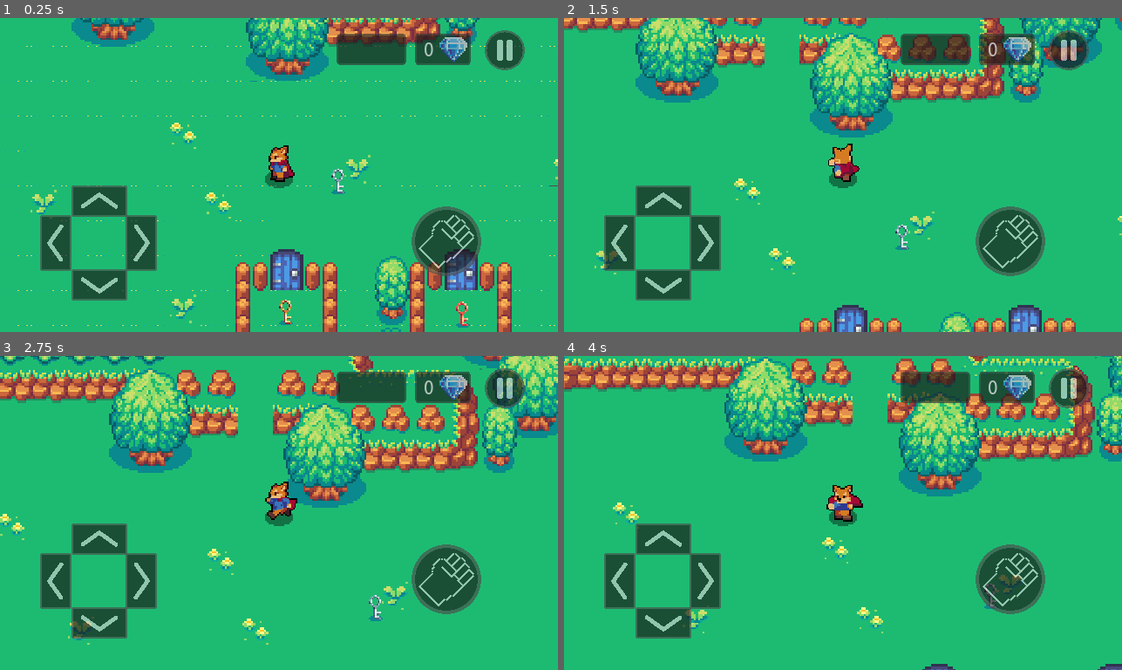
Above: before the commit, frames 1-4 (two rows, left to right).
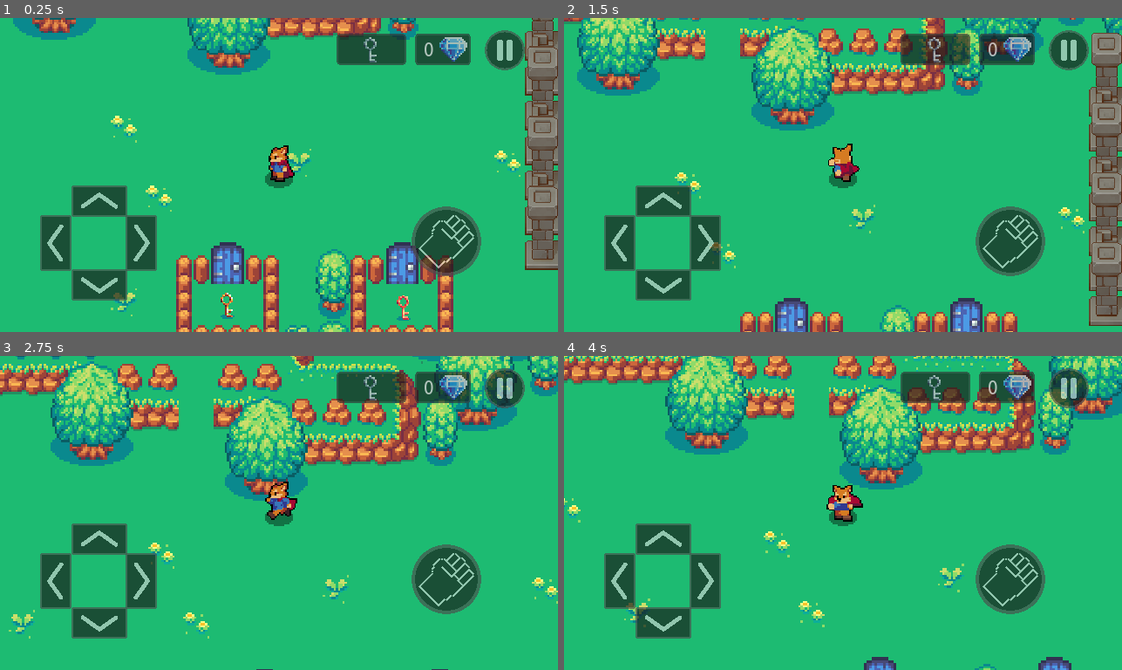
Above: after the commit, the same moments.

Repository: JaxE216/Tesis
Game: Godot game, scene res://Niveles/Nivel_1.tscn
Two runs of this game, one before a commit and one after it. Both use one fixed random seed, a clock stepped at 60 frames per second and the inputs below. This scene is started directly instead of the project's main scene.
Inputs:
- Up to frame 1 (0.25 s): no input
- Up to frame 2 (1.5 s): tap Enter at 0.5 s; hold Up (ui_up) from 0.53 s (still down); tap Space (atacar) at 0.6, 1.35 s
- Up to frame 3 (2.75 s): release Up (ui_up) at 2.03 s; hold Left (ui_left) from 2.03 s (still down); tap Space (atacar) at 2.1 s
- Up to frame 4 (4 s): tap Space (atacar) at 2.85, 3.6 s; release Left (ui_left) at 3.53 s; hold Down (ui_down) from 3.53 s (still down)

The runs differ from the first frame. In frame 1, 24% of the frame differs, in the area x 0-100%, y 0-100%; in frame 2, 29%; in frame 3, 26%; in frame 4, 25%.

Commit message:
Test Grupos y JSON

Diff:
--- a/Codigo/Escenas/Scripts/SaveScript.gd
+++ b/Codigo/Escenas/Scripts/SaveScript.gd
@@ -2,7 +2,16 @@
 
 const SAVEFILE = "res://Savefile.save"
 
+"""
+Hacer pruebas iterando sobre los nodos del grupo de datos de cada nivel y
+guardarlos en estructuras dentro de la estructura level_data.
+
+Cuando esté guardado se tendrá que iterar sobre los datos y cargarlos cada vez
+que se inicie ese nivel.
+"""
+
 var game_data = {}
+var level_data = {}
 
 func _ready():
 	load_data()
--- a/Codigo/Niveles/Nivel_1.tscn
+++ b/Codigo/Niveles/Nivel_1.tscn
@@ -67,11 +67,11 @@
 format = 1
 tile_data = PoolIntArray( 2883710, 1, 0, 2883712, 0, 0, 2883714, 1, 0, 3014782, 0, 0, 3145854, 1, 0, 3276926, 0, 0, 3407998, 1, 0, 3539070, 0, 0, 3670142, 1, 0 )
 
-[node name="PuertaChiquitaP" parent="." groups=["Guardado"] instance=ExtResource( 14 )]
+[node name="PuertaChiquitaP" parent="." groups=["Guardado_N1"] instance=ExtResource( 14 )]
 position = Vector2( 951.634, 486.442 )
 z_index = 1
 
-[node name="PuertaChiquitaR" parent="." groups=["Guardado"] instance=ExtResource( 14 )]
+[node name="PuertaChiquitaR" parent="." groups=["Guardado_N1"] instance=ExtResource( 14 )]
 position = Vector2( 871.496, 486.442 )
 z_index = 1
 
@@ -104,42 +104,42 @@
 
 [node name="Diamantes" type="Node2D" parent="."]
 
-[node name="Diamante_1_0" parent="Diamantes" groups=["Guardado"] instance=ExtResource( 5 )]
+[node name="Diamante_0" parent="Diamantes" groups=["Guardado_N1"] instance=ExtResource( 5 )]
 position = Vector2( 274, 20 )
-frame = 6
+frame = 3
 
-[node name="Diamante_1_1" parent="Diamantes" groups=["Guardado"] instance=ExtResource( 5 )]
+[node name="Diamante_1" parent="Diamantes" groups=["Guardado_N1"] instance=ExtResource( 5 )]
 position = Vector2( 911, 104 )
-frame = 6
+frame = 3
 
-[node name="Diamante_1_2" parent="Diamantes" groups=["Guardado"] instance=ExtResource( 5 )]
+[node name="Diamante_2" parent="Diamantes" groups=["Guardado_N1"] instance=ExtResource( 5 )]
 position = Vector2( 507, 509 )
-frame = 6
+frame = 3
 
 [node name="Llaves" type="Node2D" parent="."]
 
-[node name="LlaveDorada_0" parent="Llaves" groups=["Guardado"] instance=ExtResource( 7 )]
+[node name="LlaveDorada" parent="Llaves" groups=["Guardado_N1"] instance=ExtResource( 7 )]
 position = Vector2( 871, 506 )
 
-[node name="LlaveRoja_0" parent="Llaves" groups=["Guardado"] instance=ExtResource( 8 )]
+[node name="LlaveRoja" parent="Llaves" groups=["Guardado_N1"] instance=ExtResource( 8 )]
 position = Vector2( 952, 507 )
 
-[node name="LlavePlata_0" parent="Llaves" groups=["Guardado"] instance=ExtResource( 9 )]
+[node name="LlavePlata" parent="Llaves" groups=["Guardado_N1"] instance=ExtResource( 9 )]
 position = Vector2( 895, 446 )
 
-[node name="PuertaDorada_0" parent="." groups=["Guardado"] instance=ExtResource( 10 )]
+[node name="PuertaDorada" parent="." groups=["Guardado_N1"] instance=ExtResource( 10 )]
 position = Vector2( 1040, 413 )
 
-[node name="PuertaRoja_0" parent="." groups=["Guardado"] instance=ExtResource( 12 )]
+[node name="PuertaRoja" parent="." groups=["Guardado_N1"] instance=ExtResource( 12 )]
 position = Vector2( 1040, 441 )
 
-[node name="PuertaPlata_0" parent="." groups=["Guardado"] instance=ExtResource( 13 )]
+[node name="PuertaPlata" parent="." groups=["Guardado_N1"] instance=ExtResource( 13 )]
 position = Vector2( 1040, 469 )
 
 [node name="Enemigo" parent="." instance=ExtResource( 15 )]
 position = Vector2( 342, 107 )
 
-[node name="jugador" parent="." groups=["Guardado"] instance=ExtResource( 2 )]
+[node name="jugador" parent="." instance=ExtResource( 2 )]
 position = Vector2( 78, 109 )
 
 [node name="PosInicial" type="Position2D" parent="."]
Not shown, removed: Codigo/Savefile.save
